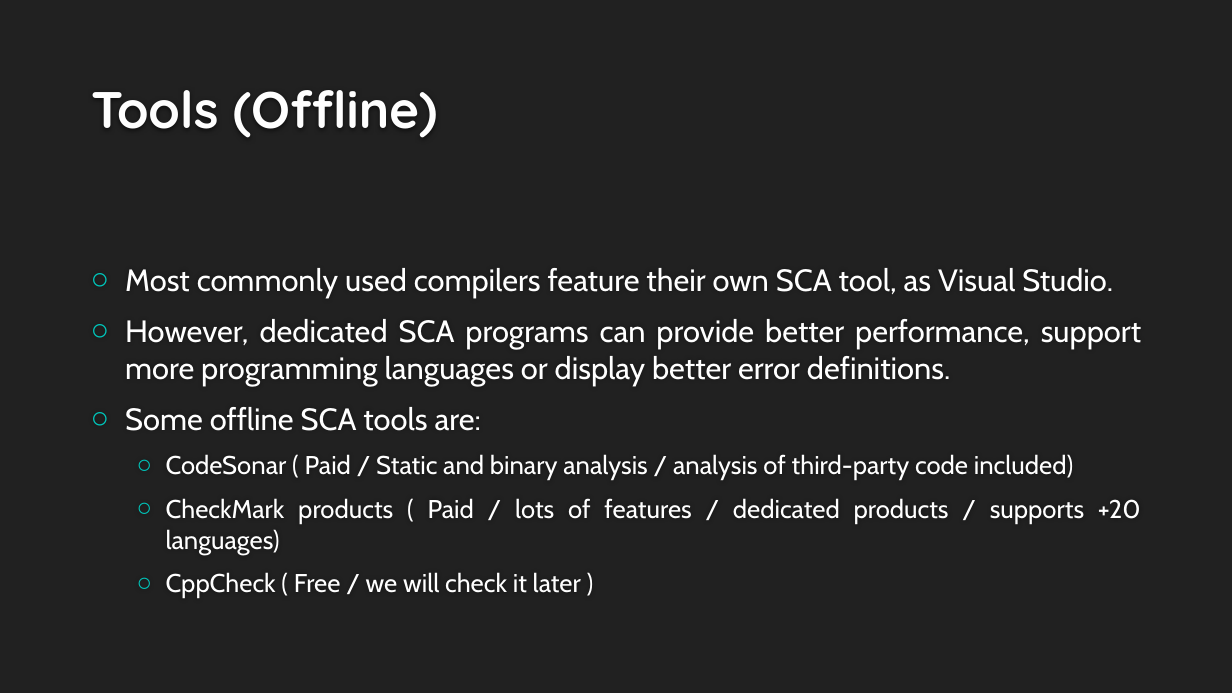
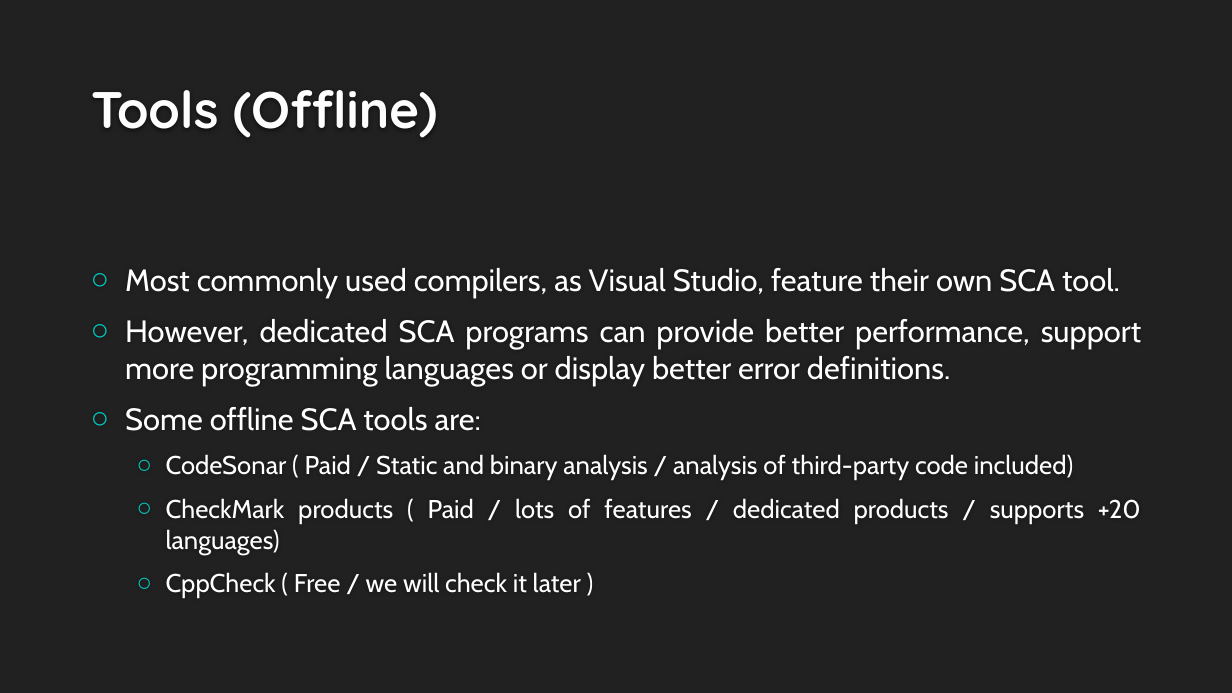
Before and after one commit to rodrigodpl/Static-Code-Analysis, a slide deck: slide 15 of docs/Static Code Analysis.pptx (slide 6 before the commit). Drawn at 1232x693 pixels with LibreOffice and Linux fonts; fonts in the diff are those of the drawing; background and template pictures are left out. Boxes give left, top, right and bottom in pixels: in the first picture for what was removed or moved away, otherwise in the second. Text is boxed around its words. In the diff, an @@ line names an element or a change of style, - is before the commit and + after.

```diff
--- a/docs/Static Code Analysis.pptx
+++ b/docs/Static Code Analysis.pptx
@@ text at <box>125,268,1120,298</box>: text changed @@
-○ Most commonly used compilers feature their own SCA tool, as Visual Studio.
+○ Most commonly used compilers, as Visual Studio, feature their own SCA tool.
```
Also in this commit, not shown: 4 other slides changed, 11 slides added.
